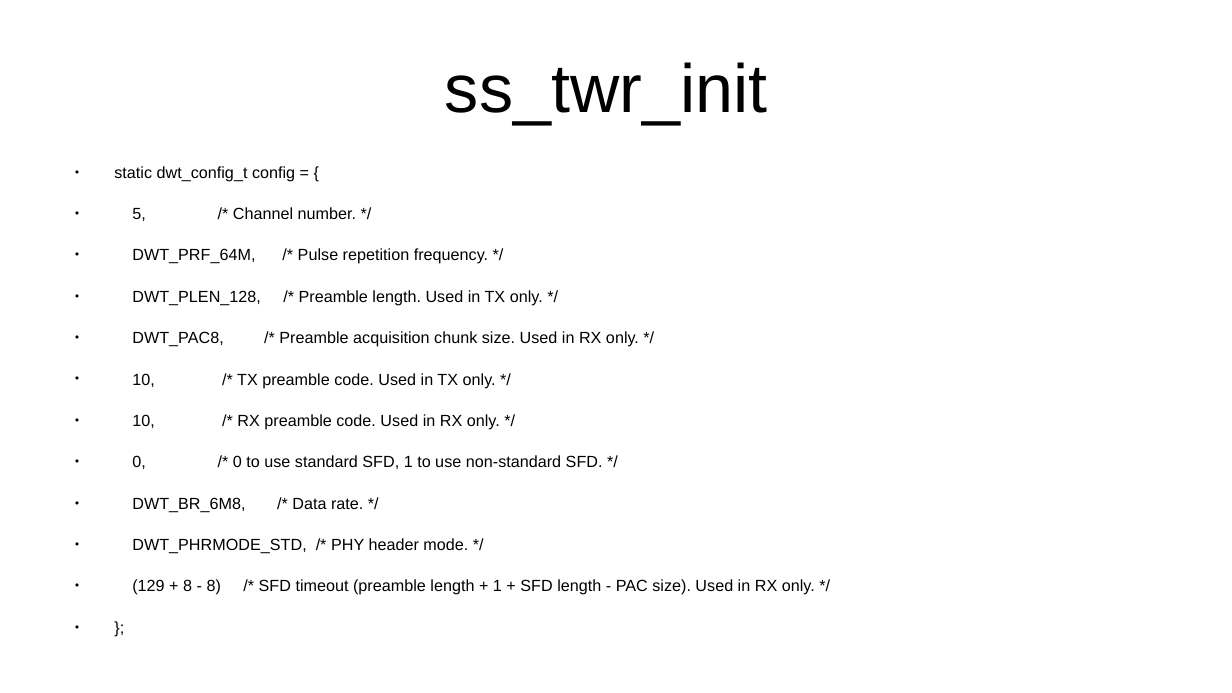
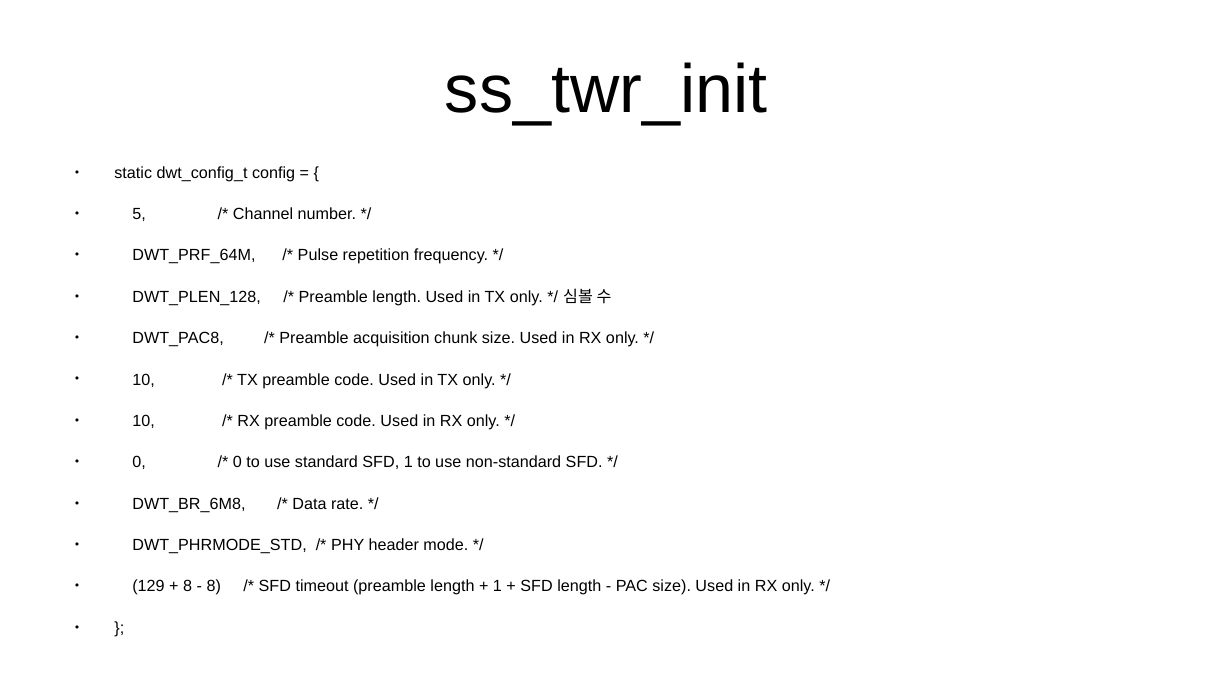
Before and after one commit to Shinjinok/dwm1001_ex, a slide deck: slide 5 of DWm1001_EXAMPLE_BUILD.odp. Drawn at 1232x693 pixels with LibreOffice and Linux fonts; fonts in the diff are those of the drawing. Boxes give left, top, right and bottom in pixels: in the first picture for what was removed or moved away, otherwise in the second. Text is boxed around its words. In the diff, an @@ line names an element or a change of style, - is before the commit and + after.

Commit message:
ppt

```diff
--- a/DWm1001_EXAMPLE_BUILD.odp
+++ b/DWm1001_EXAMPLE_BUILD.odp
@@ text at box(132, 288, 612, 306): text changed @@
-● DWT_PLEN_128, /* Preamble length. Used in TX only. */
+● DWT_PLEN_128, /* Preamble length. Used in TX only. */ 심볼 수
```
Also in this commit, not shown: 2 other slides changed, 2 slides added, 3 other files.
